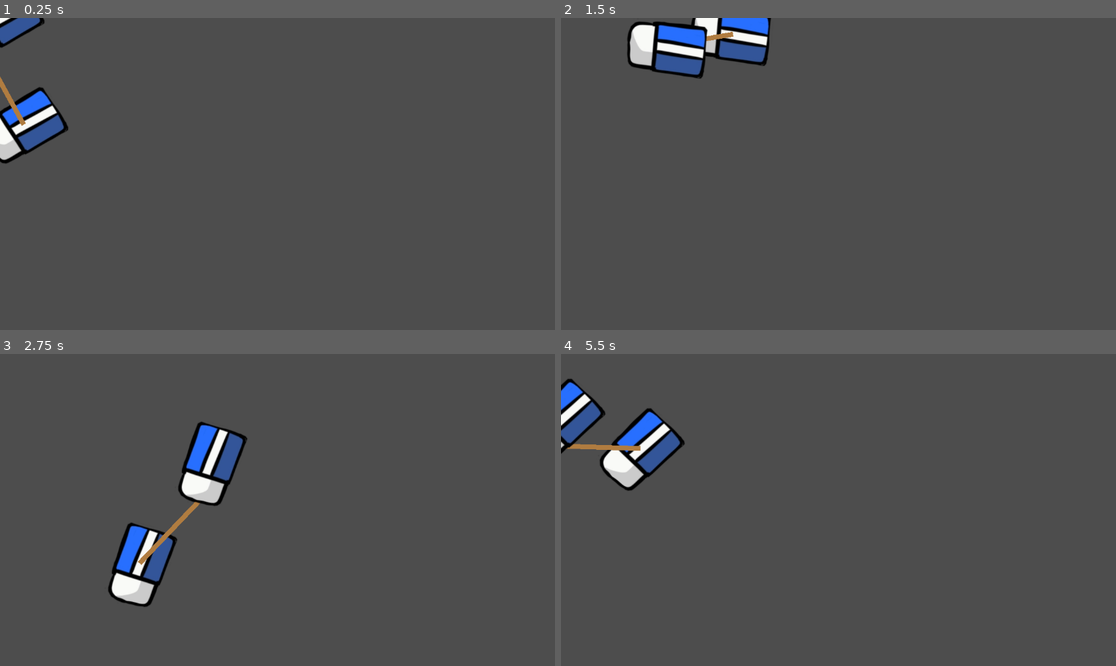
Above: before the commit, frames 1-4 (two rows, left to right).
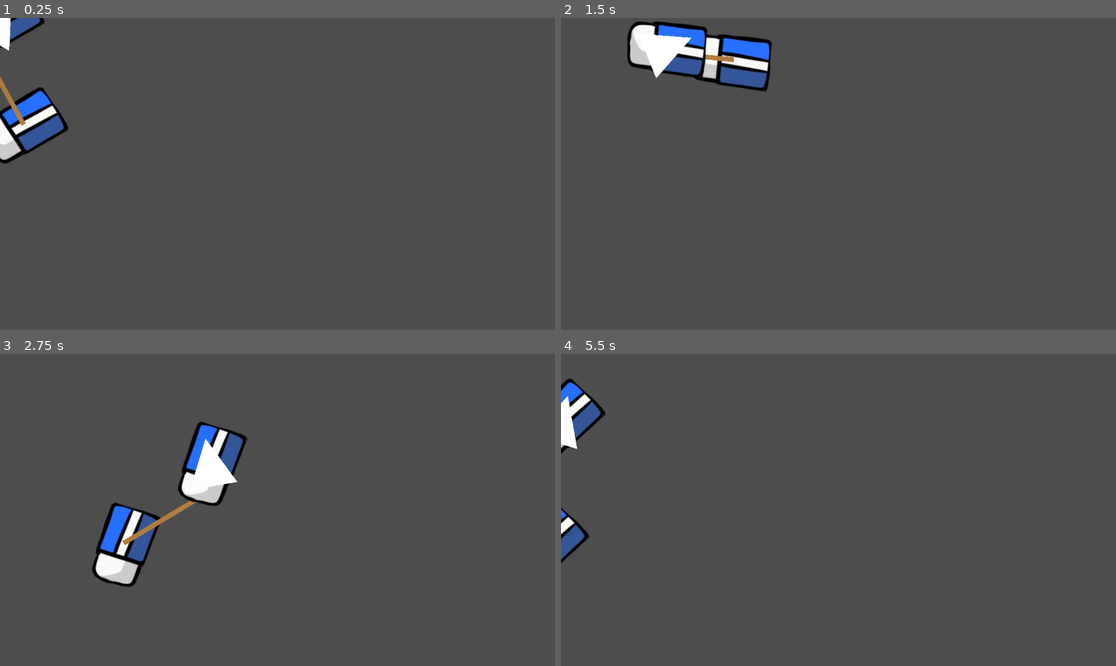
Above: after the commit, the same moments.

Repository: gnorris55/horseGameJam
Game: Godot game, scene res://Scenes/horse.tscn
Same seed, same stepped clock (60 frames per second), same inputs: the game is played once before the commit and once after it.
Inputs (mouse positions are in pixels of both pictures, inside the frame that each line leads up to):
- Up to frame 1 (0.25 s): no input
- Up to frame 2 (1.5 s): move the mouse to (960, 158) at 0.52 s; hold Right (right) 0.53-1.28 s; move the mouse to (727, 189) at 1.27 s; hold Down (down) from 1.28 s (still down)
- Up to frame 3 (2.75 s): move the mouse to (333, 441) at 2.02 s; release Down (down) at 2.03 s; hold Right (right) from 2.03 s (still down)
- Up to frame 4 (5.5 s): move the mouse to (810, 572) at 2.77 s; release Right (right) at 2.78 s; hold Up (up) 2.78-3.53 s; move the mouse to (1005, 556) at 3.52 s; hold Left (left) 3.53-5.03 s; move the mouse to (672, 463) at 4.27 s; move the mouse to (866, 510) at 5.02 s; hold Down (down) from 5.03 s (still down)

The runs differ from the first frame. In frame 1, 0.2% of the frame differs, in the area x 0-3%, y 0-11%; in frame 2, 3.1%; in frame 3, 4.1%, in the area x 16-43%, y 27-82%; in frame 4, 3.1%.

Commit message:
fished orientation

Diff:
--- a/horsegamejam/Scenes/Graeme_Scene.tscn
+++ b/horsegamejam/Scenes/Graeme_Scene.tscn
@@ -1,7 +1,9 @@
-[gd_scene load_steps=3 format=3 uid="uid://cibh0d53ps6oi"]
+[gd_scene load_steps=4 format=3 uid="uid://cibh0d53ps6oi"]
 
 [ext_resource type="PackedScene" uid="uid://dppjjkw15migb" path="res://Scenes/horse.tscn" id="1_428cj"]
 [ext_resource type="PackedScene" uid="uid://b2n6qjgu5xgty" path="res://Scenes/base_enemy.tscn" id="2_fmo0f"]
+
+[sub_resource type="QuadMesh" id="QuadMesh_8cfxs"]
 
 [node name="Node2D" type="Node2D"]
 
@@ -11,5 +13,13 @@
 zoom = Vector2(0.75, 0.75)
 
 [node name="baseEnemy" parent="." instance=ExtResource("2_fmo0f")]
+visible = false
 position = Vector2(606, -79)
 scale = Vector2(0.3, 0.3)
+
+[node name="MeshInstance2D" type="MeshInstance2D" parent="."]
+visible = false
+z_index = -1
+position = Vector2(4, -44)
+scale = Vector2(4501.5, 3001.5)
+mesh = SubResource("QuadMesh_8cfxs")
--- a/horsegamejam/Scenes/horse.tscn
+++ b/horsegamejam/Scenes/horse.tscn
@@ -7,6 +7,8 @@
 
 [sub_resource type="CircleShape2D" id="CircleShape2D_ufg15"]
 radius = 85.0059
+
+[sub_resource type="PrismMesh" id="PrismMesh_no186"]
 
 [node name="Horse" type="Node2D" groups=["horse"]]
 script = ExtResource("1_nlkdp")
@@ -35,6 +37,12 @@
 position = Vector2(229, 0)
 default_color = Color(0.688766, 0.485597, 0.252541, 1)
 
+[node name="MeshInstance2D" type="MeshInstance2D" parent="weapons"]
+z_index = 2
+rotation = 3.14159
+scale = Vector2(100, 100)
+mesh = SubResource("PrismMesh_no186")
+
 [node name="movement" type="Node2D" parent="."]
 script = ExtResource("4_k8850")
 
--- a/horsegamejam/Scripts/tail_weapon_manager.gd
+++ b/horsegamejam/Scripts/tail_weapon_manager.gd
@@ -23,13 +23,19 @@
 func _process(delta: float) -> void:
 
 	center_point = global_position
+	var horse_orientation = horse.rotation
 
 	t += direction*delta*speed_scalar
+	print(horse_orientation)
 
-	if (t < -PI/4.0):
+	var limit1 = horse_orientation + -PI/3.0
+	var limit2 = horse_orientation + (PI + PI/3.0)
+
+
+	if (t < limit1):
 		direction = 1
 
-	if (t > (PI + PI/4.0)):
+	if (t > limit2):
 		direction = -1
 
 
--- /dev/null
+++ b/horsegamejam/enemy_manager.gd
@@ -0,0 +1,8 @@
+extends Node2D
+# Called when the node enters the scene tree for the first time.
+func _ready() -> void:
+	pass # Replace with function body.
+
+# Called every frame. 'delta' is the elapsed time since the previous frame.
+func _process(delta: float) -> void:
+	pass
--- /dev/null
+++ b/horsegamejam/enemy_manager.tscn
@@ -0,0 +1,6 @@
+[gd_scene load_steps=2 format=3 uid="uid://npctohpgyyko"]
+
+[ext_resource type="Script" path="res://enemy_manager.gd" id="1_tjjwx"]
+
+[node name="enemyMananager" type="Node2D"]
+script = ExtResource("1_tjjwx")
Not shown: 1 places in horsegamejam/Scenes/horse.tscn that only renumber resources
